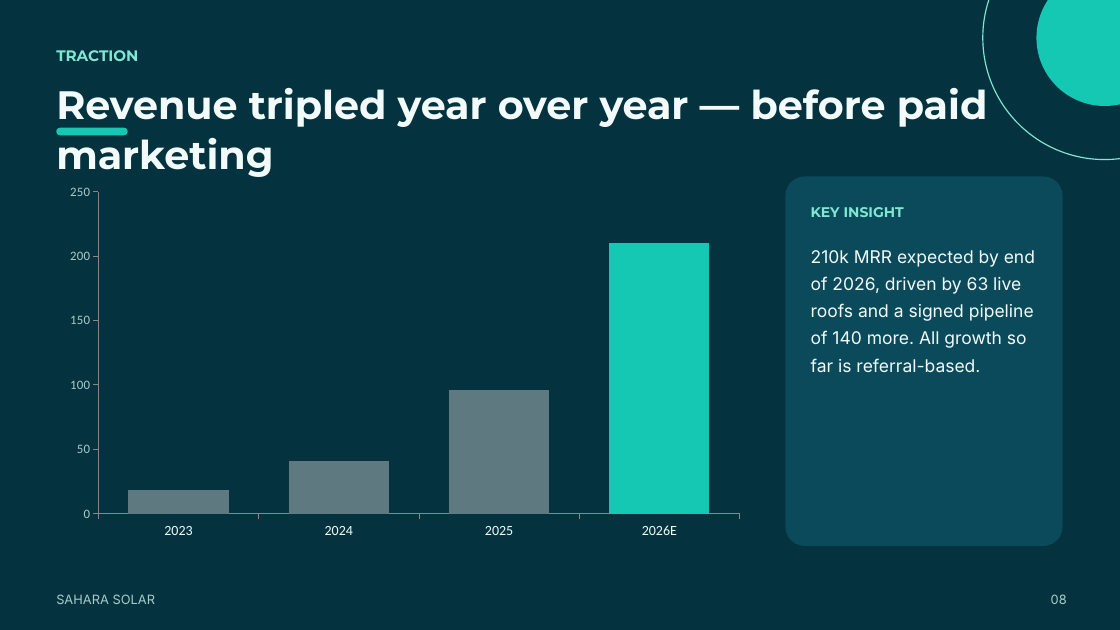
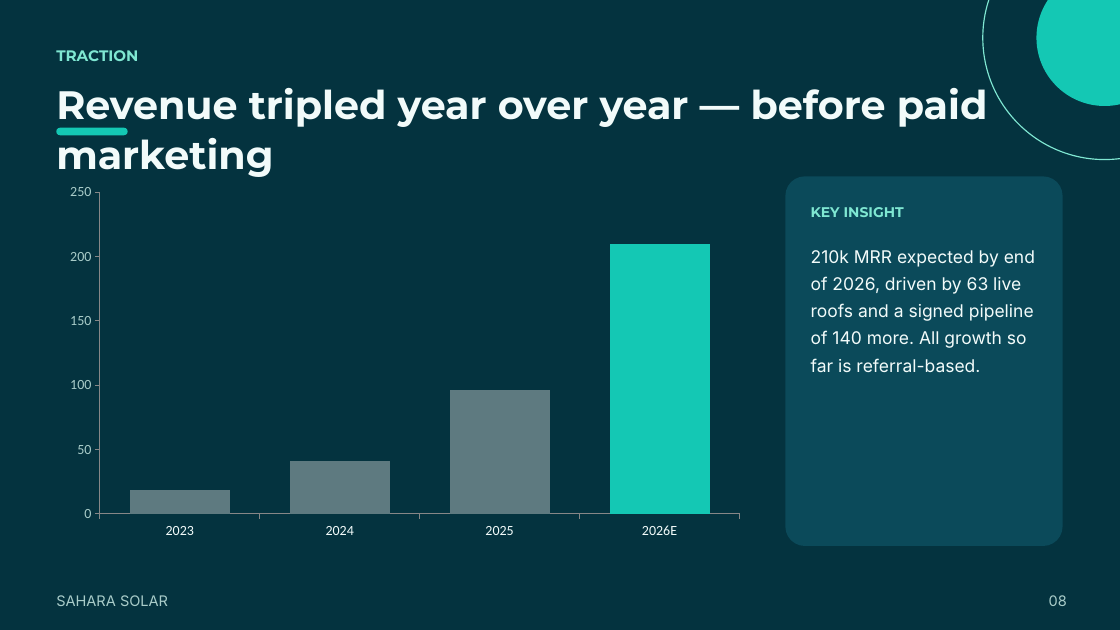
Before and after one commit to mafk21/PowerPoint-skill, a slide deck: slide 8 of examples/placeplate-style-demo.pptx. Drawn at 1120x630 pixels with LibreOffice and Linux fonts; fonts in the diff are those of the drawing. Boxes give left, top, right and bottom in pixels: in the first picture for what was removed or moved away, otherwise in the second. Text is boxed around its words. In the diff, an @@ line names an element or a change of style, - is before the commit and + after.

```diff
--- a/examples/placeplate-style-demo.pptx
+++ b/examples/placeplate-style-demo.pptx
@@ column chart at (56, 176, 754, 546) @@
@@ value axis changed @@
@@ text "SAHARA SOLAR" at (56, 595, 168, 606): size 11 to 12.5 pt @@
@@ text "08" at (1049, 595, 1067, 606): size 11 to 12.5 pt @@
```
Also in this commit, not shown: 11 other slides changed, 22 other files.
